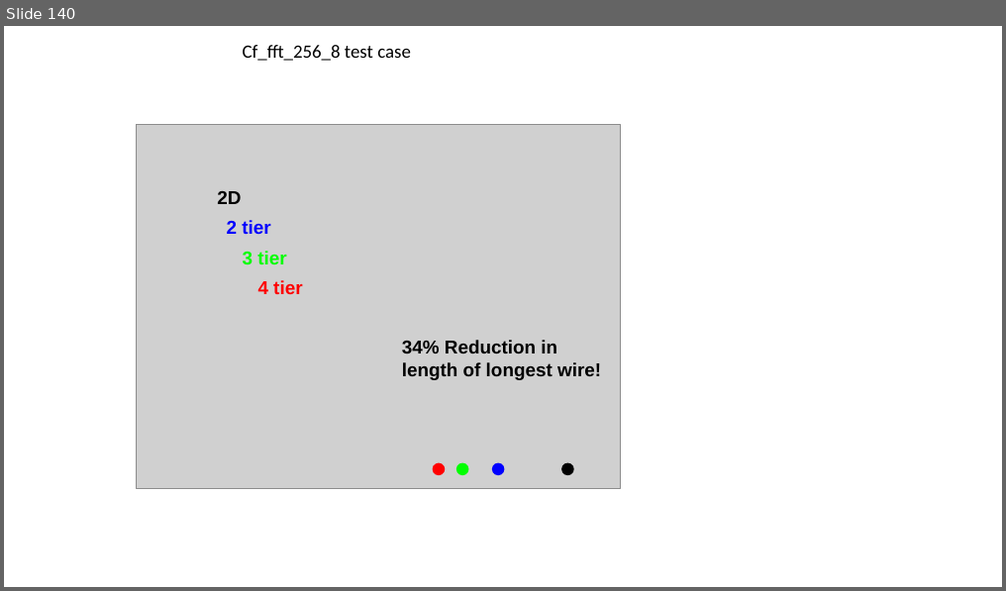
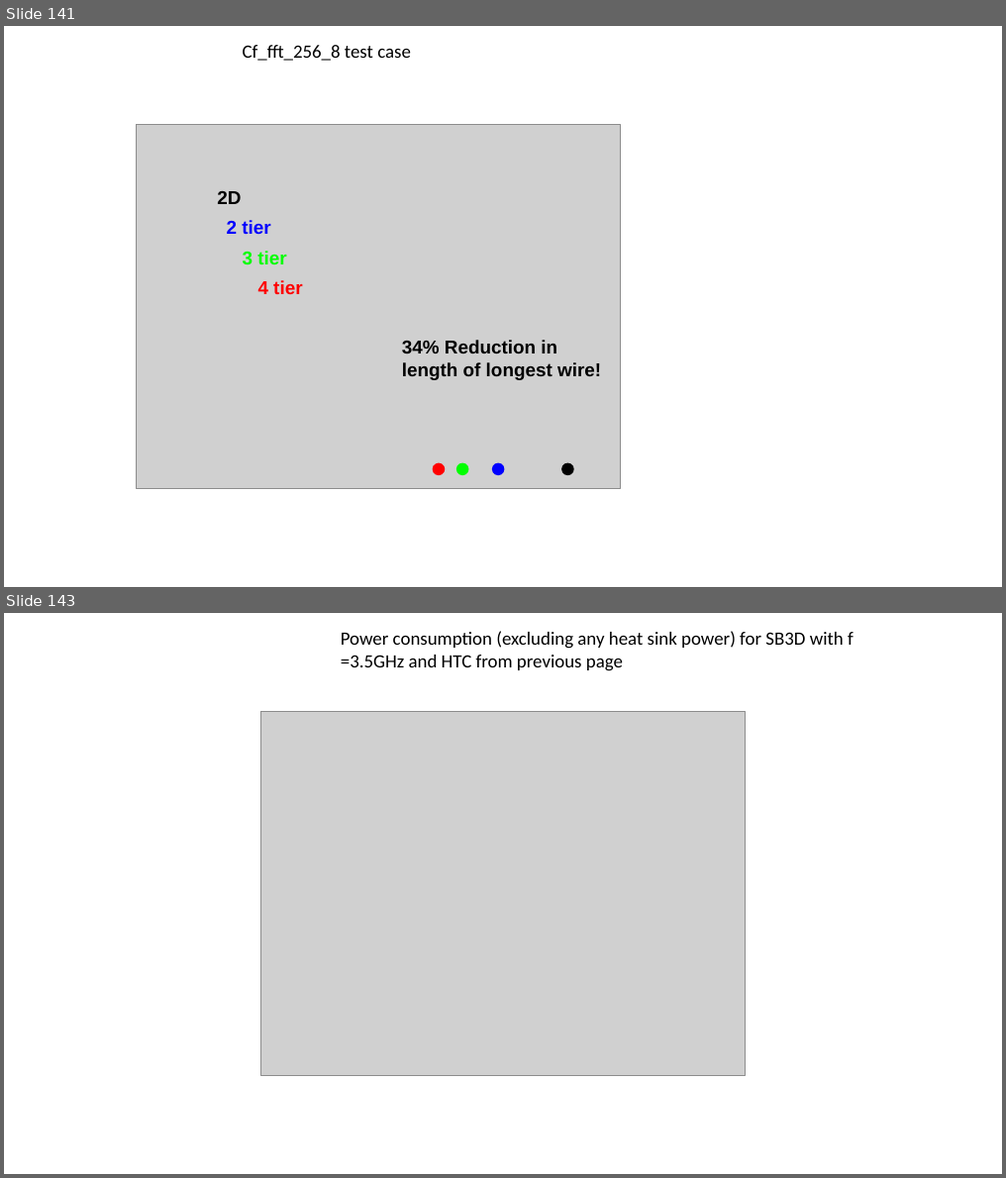
Before and after one commit to wwahby/VPJ_Paper, a slide deck: Figures/figure_construction.pptx. Shown one above the other, each under a label of ours: slide 140 before the commit, slides 141 and 143 after it; the slides between them are not shown. The pictures are 1006x591 and 1006x1178 pixels, drawn with LibreOffice and Linux fonts; fonts in the diff are those of the drawing; grey boxes stand for pictures. Boxes give left, top, right and bottom in pixels: in the first picture for what was removed or moved away, otherwise in the second. Text is boxed around its words. In the diff, an @@ line names an element or a change of style, - is before the commit and + after.

```diff
--- a/Figures/figure_construction.pptx
+++ b/Figures/figure_construction.pptx
@@ slide 143 added at (4, 613, 1002, 1174), background #FFFFFF @@
@@ text added at (341, 631, 853, 671), 18 pt, text #000000 @@
+Power consumption (excluding any heat sink power) for SB3D with f =3.5GHz and HTC from previous page
@@ picture added at (260, 712, 746, 1075) @@
@@ what was slide 140 is now slide 141 @@
```
Also in this commit, not shown: 55 slides changed, 2 other slides added, 3 other files.
